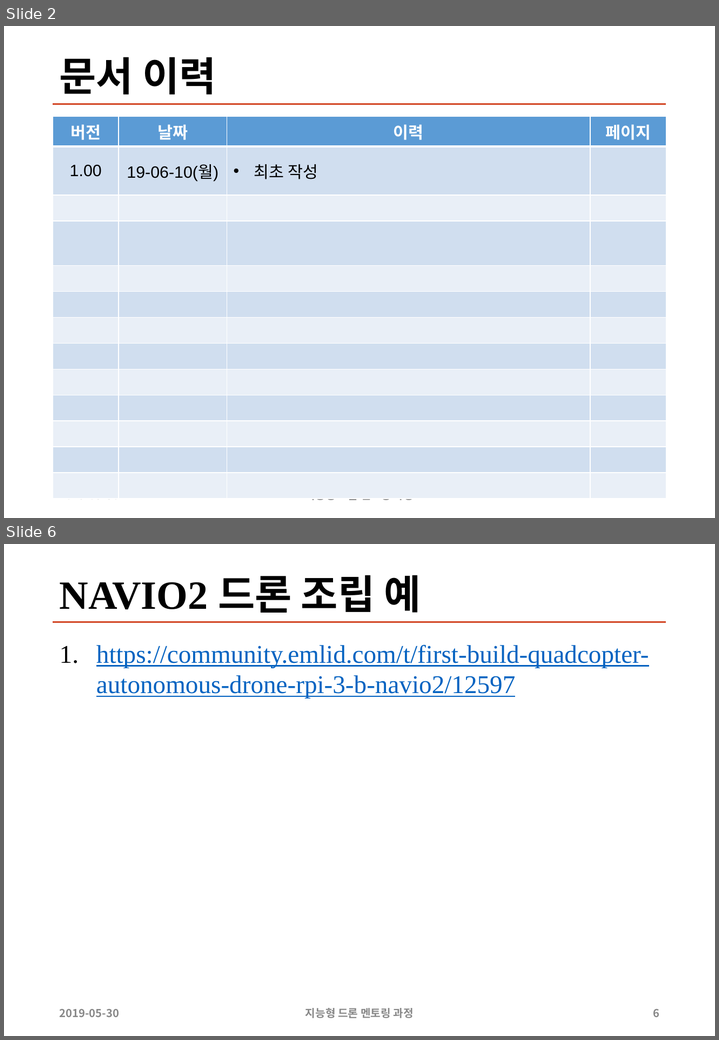
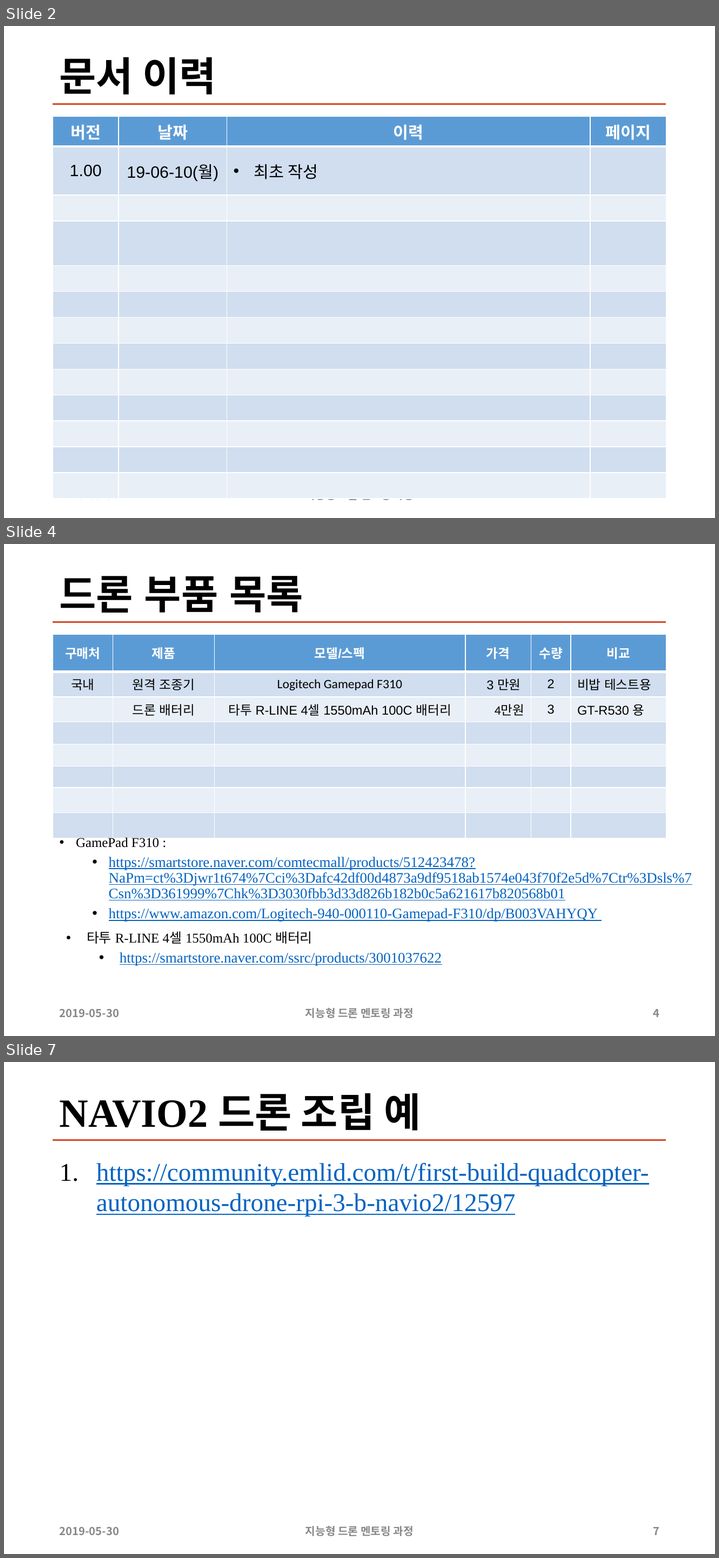
Before and after one commit to sunabove/autopilot_doc, a slide deck: 120 구매/108 2차 지능형 드론 멘토링 HW 구매 목록 19년 6월 V1.0.pptx. Shown one above the other, each under a label of ours: slides 2 and 6 before the commit, slides 2, 4 and 7 after it; the slides between them are not shown. The pictures are 719x1040 and 719x1558 pixels, drawn with LibreOffice and Linux fonts; fonts in the diff are those of the drawing. Boxes give left, top, right and bottom in pixels: in the first picture for what was removed or moved away, otherwise in the second. Text is boxed around its words. In the diff, an @@ line names an element or a change of style, - is before the commit and + after.

```diff
--- a/120 구매/108 2차 지능형 드론 멘토링 HW 구매 목록 19년 6월 V1.0.pptx
+++ b/120 구매/108 2차 지능형 드론 멘토링 HW 구매 목록 19년 6월 V1.0.pptx
@@ slide 4 added at [4,544,715,1036], background #FFFFFF; not listed: 1 template element that a slide beside it also shows @@
@@ title added at [60,576,303,613], 44 pt, text #000000, bold @@
+드론 부품 목록
@@ table added at [53,634,666,825], 8 rows, 6 columns @@
+구매처 | 제품 | 모델/스펙 | 가격 | 수량 | 비교
+국내 | 원격 조종기 | Logitech Gamepad F310 | 3 만원 | 2 | 비밥 테스트용
+ | 드론 배터리 | 타투 R-LINE 4셀 1550mAh 100C 배터리 | 4만원 | 3 | GT-R530 용
+ |  |  |  |  | 
+ |  |  |  |  | 
+ |  |  |  |  | 
+ |  |  |  |  | 
+ |  |  |  |  | 
@@ text added at [76,836,691,965], 16 pt, text #0563C1, underline @@
+• GamePad F310 :
+  • https://smartstore.naver.com/comtecmall/products/512423478?NaPm=ct%3Djwr1t674%7Cci%3Dafc42df00d4873a9df9518ab1574e043f70f2e5d%7Ctr%3Dsls%7Csn%3D361999%7Chk%3D3030fbb3d33d826b182b0c5a621617b820568b01
+  • https://www.amazon.com/Logitech-940-000110-Gamepad-F310/dp/B003VAHYQY
+• 타투 R-LINE 4셀 1550mAh 100C 배터리
+  • https://smartstore.naver.com/ssrc/products/3001037622
@@ text added at [60,1009,119,1017], 12 pt, text #888888, bold @@
+2019-05-30
@@ text added at [305,1008,413,1018], 12 pt, text #888888, bold @@
+지능형 드론 멘토링 과정
@@ page number added at [653,1009,659,1017], 12 pt, text #888888, bold @@
+4
@@ what was slide 6 is now slide 7 @@
@@ page number at [653,1527,659,1535]: text changed @@
-6
+7
```
Also in this commit, not shown: 2 slides changed, 1 other slide added, 1 slide removed, 2 other files.
